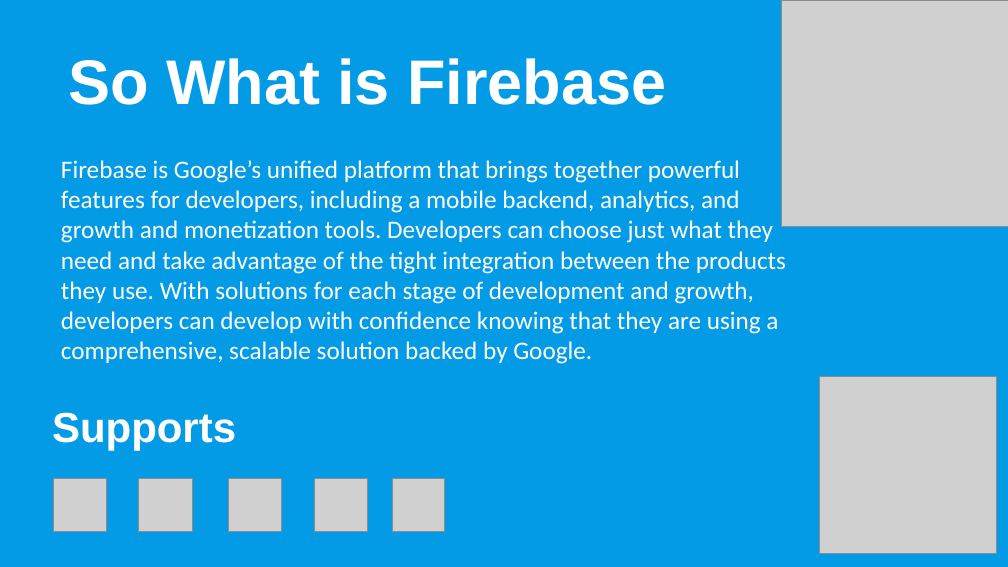
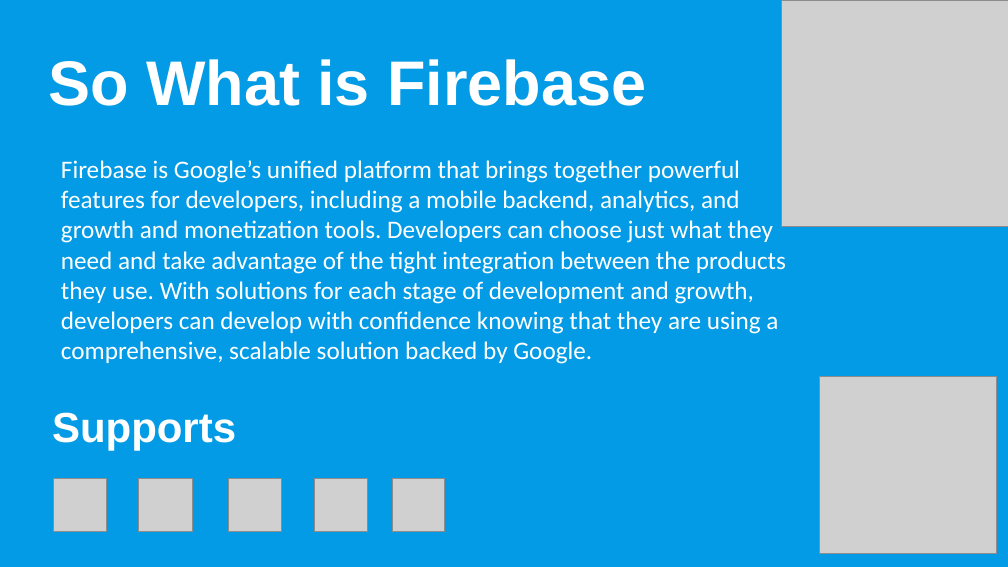
Before and after one commit to Vasu7052/GDG-Firebase-Talk, a slide deck: slide 2 of FirebaseTalk.pptx. Drawn at 1008x567 pixels with LibreOffice and Linux fonts; fonts in the diff are those of the drawing; grey boxes stand for pictures. Boxes give left, top, right and bottom in pixels: in the first picture for what was removed or moved away, otherwise in the second. Text is boxed around its words. In the diff, an @@ line names an element or a change of style, - is before the commit and + after.

```diff
--- a/FirebaseTalk.pptx
+++ b/FirebaseTalk.pptx
@@ subtitle "So What is Firebase": place and size @@
-subtitle "So What is Firebase" at (68,58,666,105)
+subtitle "So What is Firebase" at (48,59,646,106)
```
Also in this commit, not shown: 3 other slides changed, 1 slide added, 1 slide removed, 2 other files.
